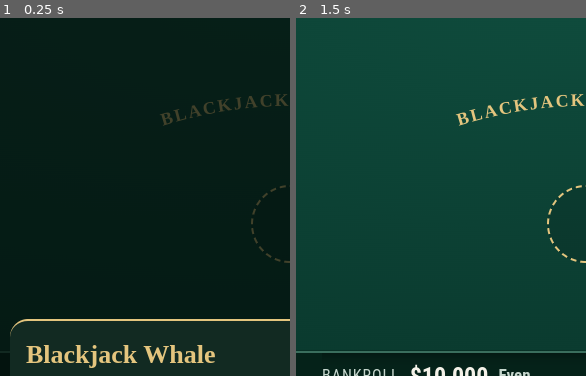
Above: before the commit, frames 1-2 (left to right).
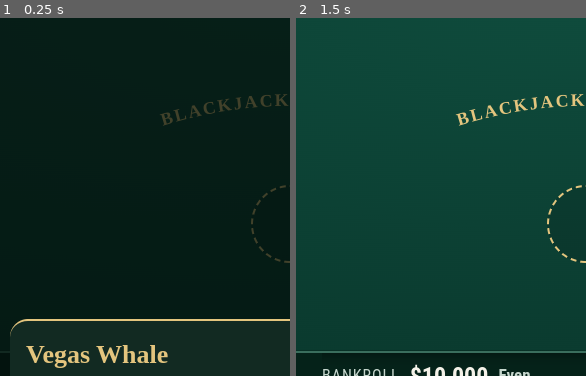
Above: after the commit, the same moments.

Repository: ahnnyc/Blackjack-
Game: browser game, page index.html
Two runs of this game, one before a commit and one after it. Both use one fixed random seed, a clock stepped at 60 frames per second and the inputs below.
Inputs (mouse positions are % of the whole screen's width and height, from its top left):
- Up to frame 1 (0.25 s): no input
- Up to frame 2 (1.5 s): move the mouse to (50, 44) at 1.07 s; click "Sit down with $10,000" at 1.27 s
The pictures show only the part of the screen within x 0-50%, y 30-80%; the shares and areas given below are measured in that part.

The runs differ from the first frame. In frame 1, 1.9% of the frame differs, in the area x 8-75%, y 91-98%; in frame 2, nothing differs.

Commit message:
Rename to Vegas Whale; new icon: a whale made of card suits
Co-Authored-By: Claude Opus 5.5 <noreply@anthropic.com>
Claude-Session: https://claude.ai/code/session_01Ni3H8S74X4EXKLd9nbNY4b

Diff:
--- a/index.html
+++ b/index.html
@@ -6,13 +6,13 @@
 <meta name="apple-mobile-web-app-capable" content="yes">
 <meta name="mobile-web-app-capable" content="yes">
 <meta name="apple-mobile-web-app-status-bar-style" content="black">
-<meta name="apple-mobile-web-app-title" content="Blackjack Whale">
+<meta name="apple-mobile-web-app-title" content="Vegas Whale">
 <meta name="theme-color" content="#09362b">
 <link rel="manifest" href="manifest.webmanifest">
 <link rel="apple-touch-icon" href="icon-180.png">
 <link rel="icon" href="icon-192.png">
 <style>[hidden]{display:none!important}</style>
-<title>Blackjack Whale</title>
+<title>Vegas Whale</title>
 <meta name="claude:viewport-fit-sides" content="cover">
 <link rel="preconnect" href="https://fonts.googleapis.com">
 <link rel="stylesheet" href="https://fonts.googleapis.com/css2?family=Bodoni+Moda:opsz,wght@6..96,600;6..96,700&family=IBM+Plex+Sans+Condensed:wght@400;500;600;700&display=swap">
@@ -1615,7 +1615,7 @@
 
 /* ---------- welcome / start over ---------- */
 function openBank(first){
-  $('bankH').textContent = first ? 'Blackjack Whale' : 'Start over?';
+  $('bankH').textContent = first ? 'Vegas Whale' : 'Start over?';
   $('bankNote').textContent = first
     ? 'You walk in with $10,000. When it’s gone there’s a credit card with $50,000 on it. After that, the loan shark.'
     : 'You start again with $10,000. Your debts, your stuff and Guy’s opinion of you are wiped. Your record of past hands is kept.';
--- a/sw.js
+++ b/sw.js
@@ -2,7 +2,7 @@
 // The game page itself is fetched fresh whenever the phone is online, so an update shows
 // on the very next open; the saved copy is used only when offline or the network is slow.
 // Change VERSION whenever index.html changes.
-const VERSION = 'bj-2026-11-26.7';
+const VERSION = 'bj-2026-11-26.8';
 const CORE = ['./', 'index.html', 'manifest.webmanifest', 'icon-180.png', 'icon-192.png', 'icon-512.png'];
 const PAGE_WAIT_MS = 3000;   // how long to wait for the network before using the saved copy
 
--- a/tools/game.html
+++ b/tools/game.html
@@ -1,4 +1,4 @@
-<title>Blackjack Whale</title>
+<title>Vegas Whale</title>
 <meta name="claude:viewport-fit-sides" content="cover">
 <link rel="preconnect" href="https://fonts.googleapis.com">
 <link rel="stylesheet" href="https://fonts.googleapis.com/css2?family=Bodoni+Moda:opsz,wght@6..96,600;6..96,700&family=IBM+Plex+Sans+Condensed:wght@400;500;600;700&display=swap">
@@ -1599,7 +1599,7 @@
 
 /* ---------- welcome / start over ---------- */
 function openBank(first){
-  $('bankH').textContent = first ? 'Blackjack Whale' : 'Start over?';
+  $('bankH').textContent = first ? 'Vegas Whale' : 'Start over?';
   $('bankNote').textContent = first
     ? 'You walk in with $10,000. When it’s gone there’s a credit card with $50,000 on it. After that, the loan shark.'
     : 'You start again with $10,000. Your debts, your stuff and Guy’s opinion of you are wiped. Your record of past hands is kept.';
--- a/tools/icon.js
+++ b/tools/icon.js
@@ -1,20 +1,49 @@
-// Draws the home-screen icon at the three sizes iPhone and browsers ask for.
+// Draws the home-screen icon at the three sizes iPhone and browsers ask for:
+// a whale made of card suits (a mosaic of spades, hearts, diamonds and clubs), a diamond eye, and a spout of suits.
 const { chromium } = require('playwright');
 const path = require('path');
 const root = path.resolve(__dirname, '..');
+const suits = ['♠', '♥', '♦', '♣'];
+// whale outline: big round head on the left, tail stock rising to flukes at the top right
+const whale = `M 58 318
+ C 52 238, 120 182, 214 182
+ C 292 182, 338 222, 372 252
+ C 392 270, 408 268, 418 250
+ C 426 236, 430 214, 424 196
+ C 410 186, 392 172, 384 150
+ C 404 158, 426 166, 444 168
+ C 456 150, 468 132, 488 124
+ C 486 150, 474 178, 452 196
+ C 452 230, 446 276, 424 306
+ C 394 352, 330 380, 246 384
+ C 150 388, 64 372, 58 318 Z`;
+let glyphs = '';
+for (let r = 0, y = 150; y < 410; r++, y += 26) {
+  for (let x = 40 + (r % 2 ? 13 : 0), c = 0; x < 500; x += 26, c++) {
+    const s = suits[(c + r * 2) % 4];
+    const red = s === '♥' || s === '♦';
+    glyphs += `<text x="${x}" y="${y}" font-size="25" fill="${red ? '#f6d9d4' : '#fbfaf5'}" text-anchor="middle">${s}</text>`;
+  }
+}
 const html = `<!doctype html><html><body style="margin:0">
-<div id="i" style="width:512px;height:512px;background:radial-gradient(circle at 50% 35%,#16624f,#09362b 75%);position:relative;overflow:hidden;font-family:Arial,Helvetica,sans-serif">
-  <div style="position:absolute;left:96px;top:118px;width:200px;height:280px;border-radius:22px;background:#fbfaf5;transform:rotate(-12deg);box-shadow:0 10px 24px rgba(0,0,0,.45);color:#b3231b">
-    <div style="position:absolute;left:18px;top:10px;font-weight:700;font-size:92px;line-height:1">K</div>
-    <div style="position:absolute;left:24px;top:104px;font-size:64px;line-height:1">&#9829;</div>
-  </div>
-  <div style="position:absolute;left:216px;top:104px;width:200px;height:280px;border-radius:22px;background:#fbfaf5;transform:rotate(9deg);box-shadow:0 10px 24px rgba(0,0,0,.45);color:#1d1d23">
-    <div style="position:absolute;left:20px;top:10px;font-weight:700;font-size:92px;line-height:1">A</div>
-    <div style="position:absolute;left:26px;top:104px;font-size:64px;line-height:1">&#9824;</div>
-    <div style="position:absolute;right:18px;bottom:8px;font-size:120px;line-height:1">&#9824;</div>
-  </div>
-  <div style="position:absolute;left:0;right:0;bottom:34px;text-align:center;color:#e4c57e;font:700 46px Georgia,serif;letter-spacing:4px">21</div>
-</div></body></html>`;
+<div id="i" style="width:512px;height:512px;background:radial-gradient(circle at 50% 38%,#16624f,#09362b 75%);font-family:'DejaVu Sans',sans-serif">
+<svg width="512" height="512" viewBox="0 0 512 512" xmlns="http://www.w3.org/2000/svg">
+  <defs><clipPath id="w"><path d="${whale}"/></clipPath></defs>
+  <g transform="translate(-4 38)">
+  <path d="${whale}" fill="#1f4f86"/>
+  <g clip-path="url(#w)">${glyphs}</g>
+  <path d="${whale}" fill="none" stroke="#fbfaf5" stroke-width="6" stroke-linejoin="round"/>
+  <!-- mouth -->
+  <path d="M 70 330 C 120 346, 170 346, 214 334" fill="none" stroke="#13294b" stroke-width="7" stroke-linecap="round"/>
+  <!-- eye: a diamond -->
+  <text x="132" y="286" font-size="52" fill="#13294b" stroke="#fbfaf5" stroke-width="3" text-anchor="middle">♦</text>
+  <!-- spout: suits as water -->
+  <text x="176" y="140" font-size="60" fill="#e4c57e" text-anchor="middle">♣</text>
+  <text x="132" y="104" font-size="40" fill="#e4c57e" text-anchor="middle" transform="rotate(-18 132 104)">♦</text>
+  <text x="222" y="100" font-size="40" fill="#e4c57e" text-anchor="middle" transform="rotate(18 222 100)">♥</text>
+  <text x="177" y="66" font-size="40" fill="#e4c57e" text-anchor="middle">♠</text>
+  </g>
+</svg></div></body></html>`;
 (async () => {
   const b = await chromium.launch();
   for (const size of [512, 192, 180]) {
Binary file changed: icon-180.png
Binary file changed: icon-192.png
Binary file changed: icon-512.png
Not shown, changed: manifest.webmanifest
